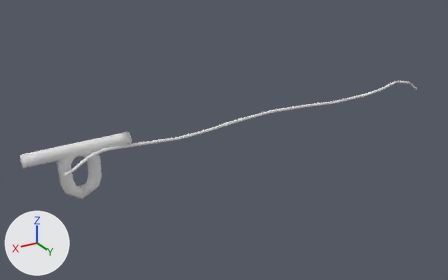
The Blender file Assets/Blender/ropes.blend as it was, and as the next commit left it.
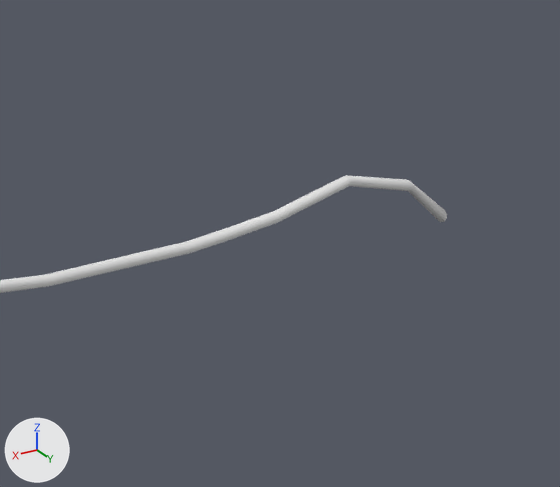
The first picture shows the older version from a 50 mm lens placed at (17.4, 82.3, 37.2), pointed at (-32.4, -0.6, -4.3). The close-ups show both versions on the part from 72% to 98% of the width and 16% to 52% of the height of that picture; other places that the commit changed are outside them. Lighting does not change. The marker at lower left points along +X, +Y and +Z.

Before the edit, the objects in view are built like this:
```python
me_cylinder_003 = bpy.data.meshes.new('Cylinder.003')
me_cylinder_003.from_pydata(...)  # 200 vertices, 192 faces; spans x -75.1..-4.2, y 0.2..2.3, z -1.1..0.2
me_cylinder_003.polygons.foreach_set('use_smooth', [True] * 192)
me_cylinder_003.materials.append(mat_material_004)  # its picture is missing
ob_rope3 = bpy.data.objects.new('rope3', me_cylinder_003)
ob_rope3.location = (0.0, 0.0, 0.0)
ob_rope3.scale = (1.0, 1.0, 2.5)
```
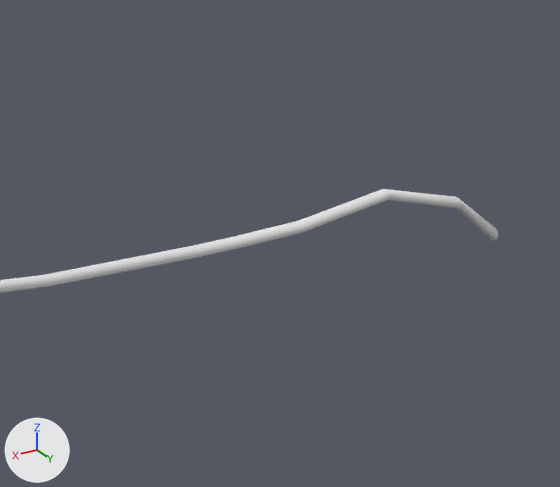
What differs and where, as boxes [x1, y1, x2, y2] in the close-ups (560 x 487 px; the box of a moved part takes in the faces that stretch with it):
'rope3', reshaped: before [0, 175, 447, 293]; after [0, 189, 498, 293]
part 1 of me_cylinder_003, moved or reshaped: before [52, 175, 447, 283]; after [52, 189, 498, 284]

The edits, one by one:
me_cylinder_003 has 200 vertices, 192 faces and spans x -75.1..-4.2, y 0.2..2.3, z -1.1..0.2.
me_cylinder_003 is used by ob_rope3; location (0.0, 0.0, 0.0); scale (1.0, 1.0, 2.5).
me_cylinder_003 part 1: all 60 vertices in x -75.1..-62.5, y 0.2..2.1, z -0.9..0.2 are multiplied about their middle by the matrix ((1.015, 0.171, 0.049), (-0.177, 1.0, 0.173), (-0.019, -0.179, 1.014)), then moved by (0.0, 1.7, 0.0).
